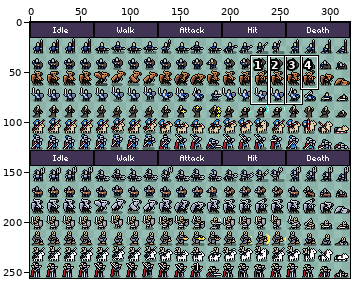
Edited in one commit: sprite sheet (Assets/Textures/HAS Creature Pack/CastleSpriteSheet.png). The first picture is a wide view before the edit; the outline marks the close-up.
Close-up. Earlier state:
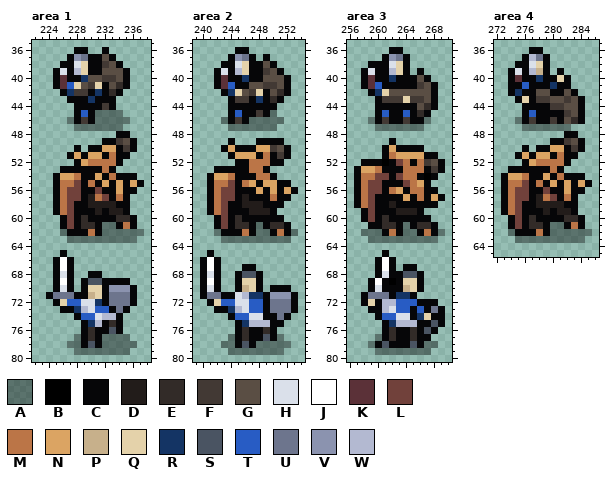
The file is 320x256 pixels. Colours within 5 levels of each other are drawn and written as one. Shown: area 1: x 222..238, y 35..80; area 2: x 239..254, y 35..80; area 3: x 256..270, y 35..80; area 4: x 272..286, y 35..65. The commit also changed other parts of the picture, which this record leaves out.
Palette (. is transparent): A #00000064  B #000000  C #060608  D #221c1a  E #322b28  F #423934  G #5a4e44  H #dae0ea  J #ffffff  K #5b3138  L #71413b  M #bb7547  N #dba463  P #c7b08b  Q #e4d2aa  R #143464  S #4a5462  T #285cc4  U #6d758d  V #8b93af  W #b3b9d1
Pixels before, area 1, first column x 224:
36 ....CC..C.....
37 ...CVUCCGC....
38 ..CCHQCCFGC...
39 .CHCWQCCGGGC..
40 .CKCCRGGFFGC..
41 .CKTQGFQCGEC..
42 ..CRFFCRCEC...
43 ...CCCRCCC....
44 ....CCCCFC....
45 ....CTCAAAA...
46 ...ACFCAAAAA..
47 ....AAAAAAA...
48 ..........CC..
49 ........CCFGC.
50 ....C.CCNNCFC.
51 ...CNCNNCMCC..
52 ....CNMMMMC...
53 ..CCCCCCMC....
54 .CNNMCCNCMCCC.
55 .CMMLCMCNCNCNC
56 .CMLLCCLCCNCC.
57 .CMLLCDMLCMC..
58 .CMLCCDDDDCC..
59 .CMLCCCDCDDC..
60 ..CLCECCCCEEC.
61 ..CLCEECAACMC.
62 ..ACCCMCAAAAAA
63 ...AAAAAAAAAA.
64 ..............
65 ..C...........
66 .CJC..........
67 .CJC..........
68 .CHC..CC......
69 .CJC.CSSCCCC..
70 .CHC.CQQCVVVC.
71 CUUUCCPQCUUUC.
72 .CQTTHHRCUUUC.
73 ..CCRWHTTCUC..
74 ....CTTHWWC...
75 .....CRWCEC...
76 .....CECCSC...
77 ....ACECAAAA..
78 ...AACSCAAAAA.
79 ....AAAAAAAA..
Pixels before, area 2, first column x 240:
36 .....CC.......
37 ....CVUC.C....
38 ...CCHQCCGC...
39 ..CHCWQCCFGC..
40 ..CKCCRCCGGGC.
41 ..CKTCCGGFFGC.
42 ...CRQGFQCGEC.
43 ....CFFCRCEC..
44 ....CCCCCCC...
45 ....CTCCFCA...
46 ...ACFCAAAAA..
47 ....AAAAAAA...
48 ..............
49 ....C...CCCC..
50 ...CNCCCNNFGC.
51 ....CNNNCMCFC.
52 .....CCMMMCC..
53 ..CCCCCMMC....
54 .CNNMCCCMMC...
55 .CMMLCMNCNNCC.
56 .CMLLCCCNCNCNC
57 .CMLLCDCCCMCC.
58 .CMLCCDDDCCC..
59 .CMLCCCDDDC...
60 ..CLCECCCCCC..
61 ..CLCEECACEEC.
62 ..ACCCMCAACMCA
63 ...AAAAAAAAAA.
64 ..............
65 .C............
66 CJC...........
67 CJC...CC......
68 CHC..CSSC.....
69 CJC..CQQC.....
70 CHC..CPQC.CCC.
71 CUUCCHWRRCVVVC
72 .CQTTHHTTCUUUC
73 ..CCRWHTTCUUUC
74 ....CTTHHCCUC.
75 .....CRWWWCC..
76 .....CECCEC...
77 ....ACECCSCA..
78 ...AACSCAAAAA.
79 ....AAAAAAAA..
Pixels before, area 3, first column x 257:
36 .....CC......
37 ....CVUC.....
38 ..CCCHQC.....
39 .CHCCWQC.C...
40 .CKCCRCCCGC..
41 .CKTCCCCCFGC.
42 ..CRQGGGGGGC.
43 ...CFFFQFFGC.
44 ...CCCCCCGEC.
45 ...CTCCTCEC..
46 ..ACFCCFCCA..
47 ...AAAAAAA...
48 .............
49 .....C.......
50 ....CNCCCC...
51 ....CMNNNNCC.
52 .CCCBCLMCMFGC
53 CNNMCCCMMMCFC
54 CMMLLCLMMCBC.
55 CMLLCCCLMNC..
56 CMLLCMNCMMCC.
57 CMLCCCCNCMCNC
58 CMLCCDCCCCCC.
59 .CLCCCDDDC...
60 .CLCECCCCCC..
61 ..CCEECACEEC.
62 .AAACMCAACMCA
63 ..AAAAAAAAAA.
64 .............
65 ....C........
66 ...CJC.......
67 ...CJC.CC....
68 ...CHCCSSC...
69 ..CJCBCQQC...
70 ..CHCCCPQC...
71 .CUUUCRRC....
72 .CQCWWTTTCCC.
73 ..CCWHTTCTCUC
74 ...CTTHHCRQCC
75 ....CRWWWCCSC
76 ....CECCECSC.
77 ...ACECCECC..
78 ..ACSCCCSCAA.
79 ...AAAAAAAA..
Pixels before, area 4, first column x 273:
36 ....CC.......
37 ...CWUC......
38 ..CCHQC......
39 .CHCWPC.C....
40 .CKCCRCCQC...
41 .CCTCCCRCC...
42 .CRCCGGCCGC..
43 ..CQCFFGGFGC.
44 ...CCCCFFGGC.
45 ...CTCCCCFGC.
46 ..ACFCCFCGEC.
47 ...AAAAAAA...
48 .........CC..
49 .......CCFGC.
50 ...C.CCNNCFC.
51 ..CNCNNCMCC..
52 ...CNMMMMC...
53 .CCCCCCMC....
54 CNNMCCNCMCCC.
55 CMMLCMCNCNCNC
56 CMLLCCLCCNCC.
57 CMLLCDMLCMC..
58 CMLCCDDDDCC..
59 CMLCCCDCDDC..
60 .CLCECCCCEEC.
61 .CLCEECAACMC.
62 .ACCCMCAAAAAA
63 ..AAAAAAAAAA.
The same view after the edit:
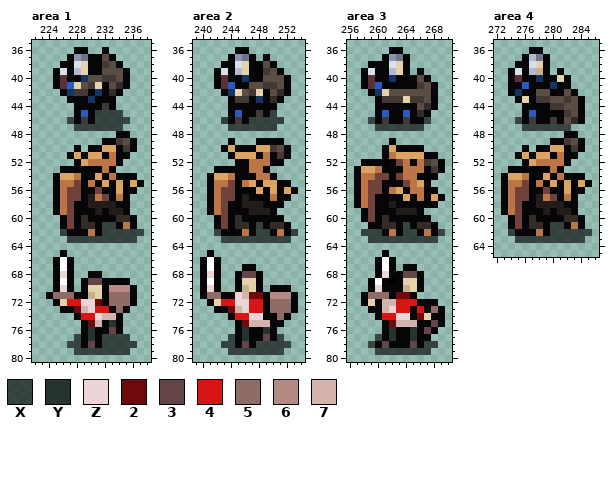
Colours new in this view: X #000000a1  Y #26332e  Z #ebd5d6  2 #6e090e  3 #644648  4 #d81512  5 #906c68  6 #b38a84  7 #d4b3ad
What changed:
Area 1:
y 45: x 231..234 AAAA -> XXXX
y 46: x 227 A -> X; x 231..235 AAAAA -> XXXXX
y 47: x 228..234 AAAAAAA -> XXXXXXX
y 61: x 232..233 AA -> XX
y 62: x 226 A -> X; x 232..237 AAAAAA -> XXXXXX
y 63: x 227..236 AAAAAAAAAA -> XXXXXXXXXX
y 68: x 226 H -> Z
y 69: x 230..231 SS -> 33
y 70: x 226 H -> Z; x 233..235 VVV -> 666
y 71: x 225..227 UUU -> 555; x 233..235 UUU -> 555
y 72: x 227..231 TTHHR -> 44ZZ2; x 233..235 UUU -> 555
y 73: x 228..232 RWHTT -> 27Z44; x 234 U -> 5
y 74: x 229..233 TTHWW -> 44Z77
y 75: x 230..231 RW -> 27; x 233 E -> Y
y 76: x 230 E -> Y; x 233 S -> 3
y 77: x 228 A -> X; x 230 E -> Y; x 232..235 AAAA -> XXXX
y 78: x 227..228 AA -> XX; x 230 S -> 3; x 232..236 AAAAA -> XXXXX
y 79: x 228..235 AAAAAAAA -> XXXXXXXX
Area 2:
y 45: x 250 A -> X
y 46: x 243 A -> X; x 247..251 AAAAA -> XXXXX
y 47: x 244..250 AAAAAAA -> XXXXXXX
y 61: x 248 A -> X
y 62: x 242 A -> X; x 248..249 AA -> XX; x 253 A -> X
y 63: x 243..252 AAAAAAAAAA -> XXXXXXXXXX
y 68: x 241 H -> Z; x 246..247 SS -> 33
y 70: x 241 H -> Z
y 71: x 241..242 UU -> 55; x 245..248 HWRR -> Z722; x 250..252 VVV -> 666
y 72: x 243..248 TTHHTT -> 44ZZ44; x 250..252 UUU -> 555
y 73: x 244..248 RWHTT -> 27Z44; x 250..252 UUU -> 555
y 74: x 245..248 TTHH -> 44ZZ; x 251 U -> 5
y 75: x 246..249 RWWW -> 2777
y 76: x 246 E -> Y; x 249 E -> Y
y 77: x 244 A -> X; x 246 E -> Y; x 249 S -> 3; x 251 A -> X
y 78: x 243..244 AA -> XX; x 246 S -> 3; x 248..252 AAAAA -> XXXXX
y 79: x 244..251 AAAAAAAA -> XXXXXXXX
Area 3:
y 46: x 259 A -> X; x 267 A -> X
y 47: x 260..266 AAAAAAA -> XXXXXXX
y 61: x 264 A -> X
y 62: x 258..260 AAA -> XXX; x 264..265 AA -> XX; x 269 A -> X
y 63: x 259..268 AAAAAAAAAA -> XXXXXXXXXX
y 68: x 261 H -> Z; x 264..265 SS -> 33
y 70: x 260 H -> Z
y 71: x 259..261 UUU -> 555; x 263..264 RR -> 22
y 72: x 261..265 WWTTT -> 77444
y 73: x 261..264 WHTT -> 7Z44; x 266 T -> 4; x 268 U -> 5
y 74: x 261..264 TTHH -> 44ZZ; x 266 R -> 2
y 75: x 262..265 RWWW -> 2777; x 268 S -> 3
y 76: x 262 E -> Y; x 265 E -> Y; x 267 S -> 3
y 77: x 260 A -> X; x 262 E -> Y; x 265 E -> Y
y 78: x 259 A -> X; x 261 S -> 3; x 265 S -> 3; x 267..268 AA -> XX
y 79: x 260..267 AAAAAAAA -> XXXXXXXX
Area 4:
y 46: x 275 A -> X
y 47: x 276..282 AAAAAAA -> XXXXXXX
y 61: x 280..281 AA -> XX
y 62: x 274 A -> X; x 280..285 AAAAAA -> XXXXXX
y 63: x 275..284 AAAAAAAAAA -> XXXXXXXXXX
